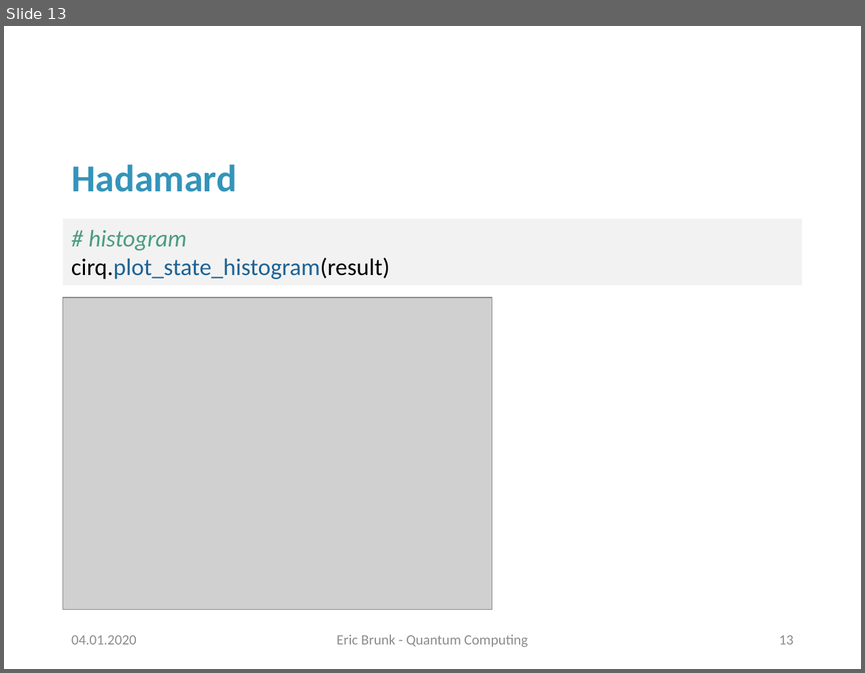
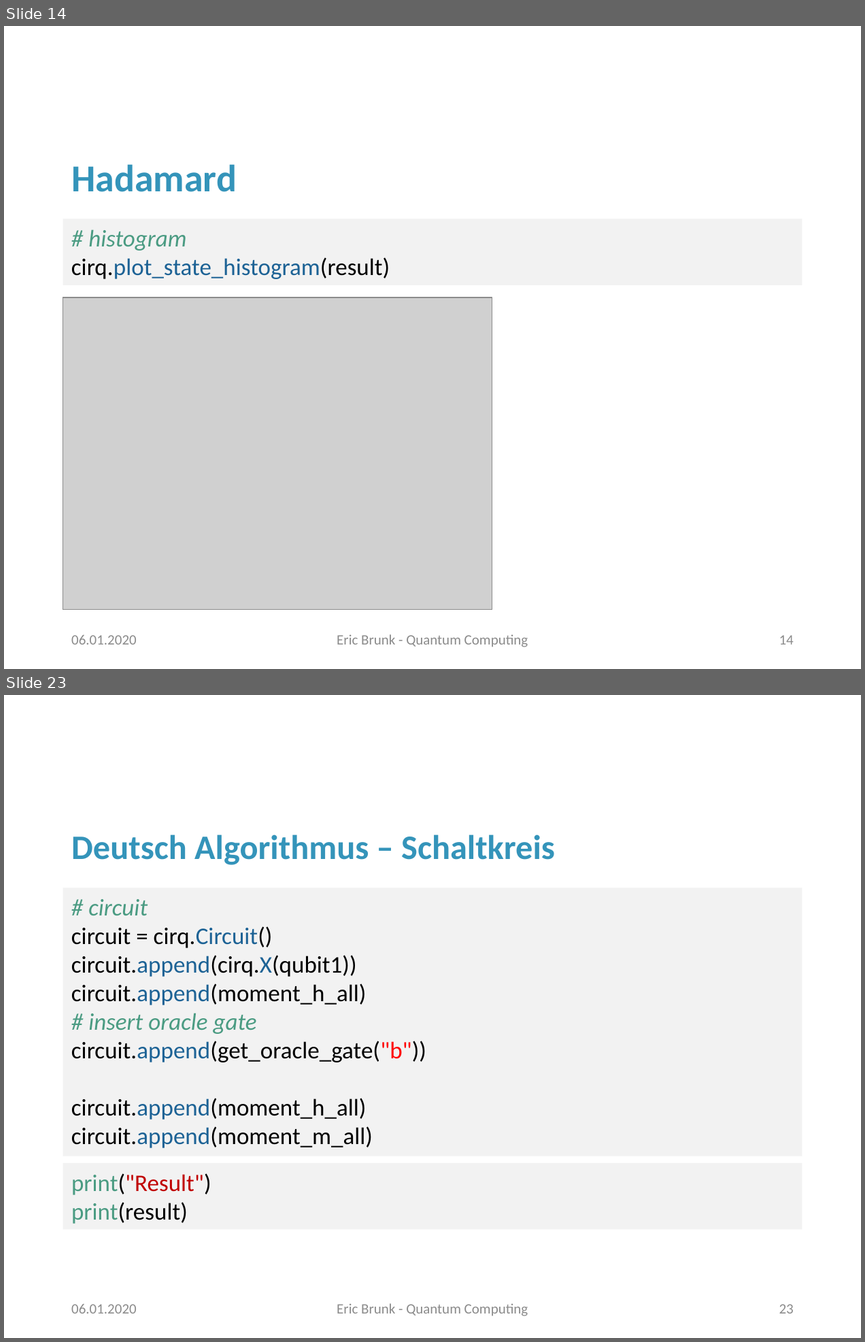
Before and after one commit to erxn91/quantum_computing, a slide deck: Präsentation.pptx. Shown one above the other, each under a label of ours: slide 13 before the commit, slides 14 and 23 after it; the slides between them are not shown. The pictures are 865x673 and 865x1342 pixels, drawn with LibreOffice and Linux fonts; fonts in the diff are those of the drawing; grey boxes stand for pictures; background and template pictures are left out. Boxes give left, top, right and bottom in pixels: in the first picture for what was removed or moved away, otherwise in the second. Text is boxed around its words. In the diff, an @@ line names an element or a change of style, - is before the commit and + after.

Commit message:
Deutsch-Jozsa

```diff
--- a/Präsentation.pptx
+++ b/Präsentation.pptx
@@ slide 23 added at [4,695,861,1338], background #FFFFFF @@
@@ title added at [71,834,555,865], 28.8 pt, text #3494BA, bold @@
+Deutsch Algorithmus – Schaltkreis
@@ rectangle added at [63,888,802,1156], fill #F2F2F2, 20 pt, text #000000 @@
+# circuit
+circuit = cirq.Circuit()
+circuit.append(cirq.X(qubit1))
+circuit.append(moment_h_all)
+# insert oracle gate
+circuit.append(get_oracle_gate("b"))
+circuit.append(moment_h_all)
+circuit.append(moment_m_all)
@@ rectangle added at [63,1163,802,1229], fill #F2F2F2, 20 pt, text #4A9B83 @@
+print("Result")
+print(result)
@@ text added at [71,1304,137,1313], 12 pt, text #8C8C8C @@
+06.01.2020
@@ text added at [337,1303,528,1316], 12 pt, text #8C8C8C @@
+Eric Brunk - Quantum Computing
@@ page number added at [779,1304,793,1313], 12 pt, text #8C8C8C @@
+23
@@ what was slide 13 is now slide 14 @@
@@ slide 14 changed as well @@
@@ text at [71,635,137,644]: text changed @@
-04.01.2020
+06.01.2020
@@ page number at [779,635,793,644]: text changed @@
-13
+14
```
Also in this commit, not shown: 12 other slides changed, 11 other slides added, 3 other files.
